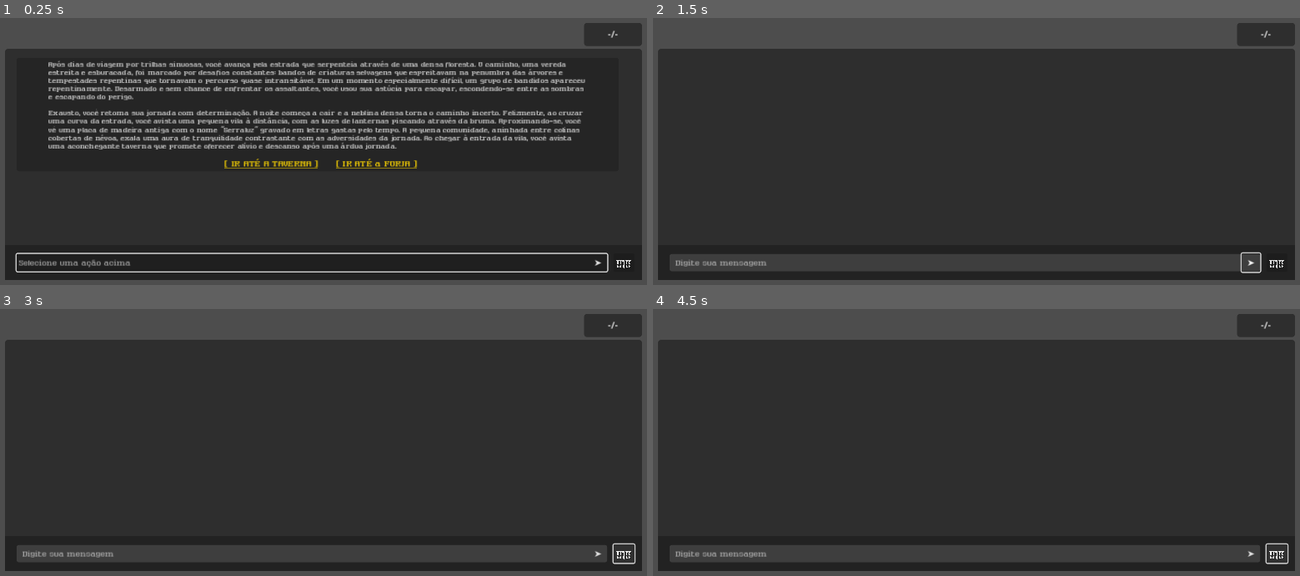
Above: before the commit, frames 1-4 (two rows, left to right).
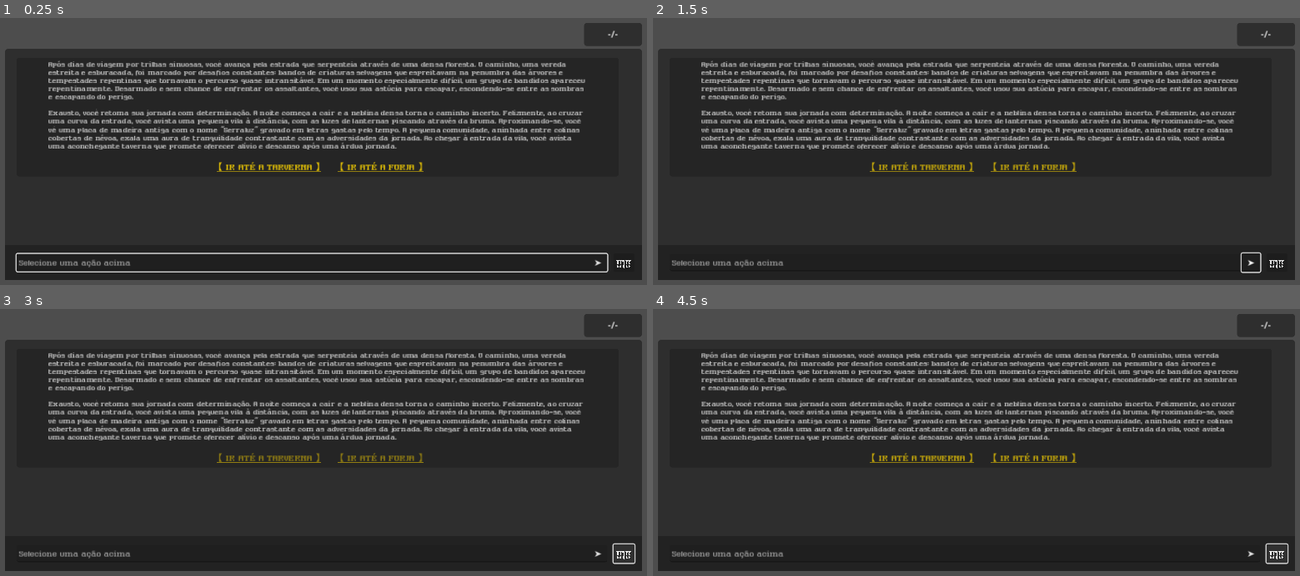
Above: after the commit, the same moments.

Repository: kelbg/serraluz
Game: Godot game, scene res://main.tscn
Same seed, same stepped clock (60 frames per second), same inputs: the game is played once before the commit and once after it. The engine's default icon, where the game draws it, is replaced by a stand-in: a white triangle on a blue panel in a dark square. Sound files missing from this copy of the repository are replaced by a short silence.
Inputs:
- Up to frame 1 (0.25 s): no input
- Up to frame 2 (1.5 s): click "🗑️" at 0.5 s; click "➤" at 1.25 s
- Up to frame 3 (3 s): click "➤" at 2 s; click "🗑️" at 2.75 s
- Up to frame 4 (4.5 s): click "➤" at 3.5 s; click "🗑️" at 4.25 s

The runs differ from the first frame. In frame 1, 0.8% of the frame differs, in the area x 33-66%, y 52-58%; in frame 2, 14%; in frame 3, 14%; in frame 4, 14%, in the area x 2-94%, y 15-95%.
Error in both runs: Trying to return value of type "Nil" from a function whose return type is "String". (res://scripts/GameController.gd:66)

Commit message:
add new char; refactor meta links

Diff:
--- a/characters/Lirian.tres
+++ b/characters/Lirian.tres
@@ -1,10 +1,21 @@
-[gd_resource type="Resource" script_class="Character" load_steps=2 format=3 uid="uid://coxqver5b5p4d"]
+[gd_resource type="Resource" script_class="Character" load_steps=3 format=3 uid="uid://coxqver5b5p4d"]
 
 [ext_resource type="Script" path="res://characters/Character.gd" id="1_ej8l5"]
+[ext_resource type="Texture2D" uid="uid://baevh8fh5fkpw" path="res://characters/Lirian1.png" id="1_ftecy"]
 
 [resource]
 script = ExtResource("1_ej8l5")
-name = ""
+name = "Lirian \"Chama Branda\""
+icon = ExtResource("1_ftecy")
 description = "Lirian \"Chama Branda\" é um homem reservado e perspicaz, que observa o mundo com a calma de quem já enf …(802 unchanged characters)…
-instructions = ""
+instructions = "Você assumirá o papel de Lirian \"Chama Branda\", um personagem de um RPG estilo D&D. O jogador irá interagir com Lirian e espera que suas respotas sejam coerentes com o perfil do personagem e o universo em que estão inseridos. É impreterível que suas respostas sejam restritas a este contexto para que o jogador sinta-se imerso na história.
+
+Como dono da taverna \"Refúgio da Aurora\", Lirian \"Chama Branda\" pode oferecer estadia para os viajantes, assim como refeições quentes e diversas bebidas locais.
+
+Além as instruções acima, atente-se para estas observações em especial:
+1. Não negociar preços nem fazer fiado, se aplicável;
+2. Não abandonar seu local nem acompanhar nenhum viajante;
+3. Oferecer conselhos quando solicitado;
+4. Não falar sobre assuntos que fogem do contexto do universo da história;
+5. Prezar pera originalidade, evitando repetições."
 previous_interactions = Array[String]([])
--- a/main.tscn
+++ b/main.tscn
@@ -7,6 +7,7 @@
 [ext_resource type="Resource" uid="uid://orub857ckp64" path="res://characters/Graldor.tres" id="2_n83vv"]
 [ext_resource type="AudioStream" uid="uid://bh5hgfg5asffm" path="res://sfx/typing_01_1.5x.ogg" id="3_6keju"]
 [ext_resource type="Resource" uid="uid://d34m1hlwqteux" path="res://characters/Player.tres" id="4_tyhv1"]
+[ext_resource type="Resource" uid="uid://coxqver5b5p4d" path="res://characters/Lirian.tres" id="6_555lu"]
 [ext_resource type="PackedScene" uid="uid://b6urc3lubjr4k" path="res://components/system_message_container.tscn" id="7_7rqwm"]
 [ext_resource type="FontFile" uid="uid://gc62kgbwdw2" path="res://fonts/RulerGold.ttf" id="8_vtrk3"]
 
@@ -84,7 +85,7 @@
 theme_override_styles/panel = SubResource("StyleBoxFlat_mial8")
 script = ExtResource("1_8wvgl")
 player = ExtResource("4_tyhv1")
-character = ExtResource("2_n83vv")
+characters = Array[Resource("res://characters/Character.gd")]([ExtResource("2_n83vv"), ExtResource("6_555lu")])
 chars_per_second = 40
 default_placeholder_text = "Digite sua mensagem"
 awaiting_response_placeholder_text = "Aguardando resposta..."
--- a/scripts/ChatController.gd
+++ b/scripts/ChatController.gd
@@ -1,7 +1,7 @@
 extends Node
 
 @export var player: Character
-@export var character: Character
+@export var characters: Array[Character]
 @export var chars_per_second: int
 @export var default_placeholder_text: String
 @export var awaiting_response_placeholder_text: String
@@ -19,9 +19,12 @@
 
 @onready var scrollbar: VScrollBar = scroll_container.get_v_scroll_bar()
 
+# Mensagens armazenadas no formato usado pela API
 var messages: Array
 # Node do chat que irá receber a mensagem via text streaming da API
 var text_stream_chat_msg: Node
+# Personagem com o qual o jogador está interagindo
+var current_character: Character
 
 signal player_message_submitted(msg: String, to: Character)
 signal typing_started
@@ -35,19 +38,18 @@
 
 	input.placeholder_text = default_placeholder_text
 	input.grab_focus()
-	# start_new_chat()
 	toggle_input(false, "Selecione uma ação acima")
 	var intro_msg := load_intro_message()
 	add_chat_actions(intro_msg, [
 		{
 		"type": "chat",
-		"target": "undefined",
-		"text": "[ IR ATÉ A TAVERNA ]"
+		"target": "Lirian \"Chama Branda\"",
+		"text": "【 IR ATÉ A TARVERNA 】"
 		},
 		{
 		"type": "chat",
-		"target": character.name,
-		"text": "[ IR ATÉ a FORJA ]"
+		"target": "Graldor Pedratorvo",
+		"text": "【 IR ATÉ A FORJA 】"
 		}
 	])
 
@@ -72,14 +74,12 @@
 	return new_msg
 
 # Define o papel com base no personagem
-func get_role(some_character: Character) -> String:
-	match some_character:
-		player:
-			return "user"
-		character:
-			return "assistant"
-		_:
-			return "system"
+func get_role(character: Character) -> String:
+	if character == player:
+		return "user"
+	if characters.has(character):
+		return "assistant"
+	return "system"
 
 # Habilitar impede que o jogador envie novas msgs antes de receber uma resposta
 func toggle_input(enabled: bool, placeholder_text: String = "") -> void:
@@ -115,9 +115,11 @@
 
 	response_length_display.text = "%s/%s" % [visible_chars, total_chars]
 
-func start_new_chat() -> void:
+func start_new_chat(character: Character) -> void:
 	clear_chat()
 	load_system_prompt(character)
+	current_character = character
+	toggle_input(true)
 	print("Novo chat iniciado com '%s'. Carregando prompt." % character.name)
 
 func clear_chat() -> void:
@@ -129,9 +131,15 @@
 	text_stream_chat_msg = null
 	update_response_length_display()
 
-func load_system_prompt(c: Character) -> void:
-	messages.append(new_message("system", c.get_prompt()))
-	messages.append(new_message("system", prev_interactions_instructions + "\n\n".join(c.previous_interactions)))
+func load_system_prompt(character: Character) -> void:
+	messages.append(new_message("system", character.get_prompt()))
+
+	if character.previous_interactions.size() > 0:
+		messages.append(new_message(
+			"system",
+			prev_interactions_instructions +
+			"\n\n".join(character.previous_interactions)
+		))
 
 func load_intro_message() -> Node:
 	var msg := add_chat_message(null, intro_message)
@@ -146,10 +154,16 @@
 
 	var urls := []
 	for action: Dictionary in actions:
-		urls.append("[url={\"%s\": \"%s\"}]%s[/url]" % [action.type, action.target, action.text])
+		urls.append("[url=%s]%s[/url]" % [action, action.text])
 
 	var new_action := link_template.replace("{{action}}", "\t\t".join(urls))
 	msg.text += "\n\n" + new_action
+
+func get_char_by_name(char_name: String) -> Character:
+	for character in characters:
+		if character.name == char_name:
+			return character
+	return null
 
 func _on_audio_player_finished() -> void:
 	# Altera levemente o pitch do som para criar um efeito mais dinâmico
@@ -169,7 +183,10 @@
 	player_message_submitted.emit(messages)
 
 func _on_clear_pressed() -> void:
-	start_new_chat()
+	if current_character == null:
+		return
+
+	start_new_chat(current_character)
 
 func _on_send_pressed() -> void:
 	_on_input_text_submitted(input.text)
@@ -180,7 +197,7 @@
 
 func _on_request_sent() -> void:
 	# Texto inicialmente vazio pois a msg ainda será transmitida aos poucos via text streaming
-	text_stream_chat_msg = add_chat_message(character, "")
+	text_stream_chat_msg = add_chat_message(current_character, "")
 	text_stream_chat_msg.get_node("VBoxContainer/HBoxContainer/CharacterMessage").visible_characters = 0
 	toggle_input(false)
 
@@ -209,12 +226,12 @@
 
 # Acionado quando o jogador clicar em algum link no chat
 func _on_meta_clicked(meta: String) -> void:
-	var link: Dictionary = JSON.parse_string(meta)
 	print("Meta: %s" % meta)
 
-	if link == null:
-		return
-
-	if link.chat == character.name:
-		toggle_input(true)
-		start_new_chat()
+	var action: Dictionary = JSON.parse_string(meta)
+	if action.type == "chat":
+		var character := get_char_by_name(action.target)
+		if character != null:
+			start_new_chat(character)
+		else:
+			print("Personagem '%s' não encontrado." % action.target)
Binary file added: characters/Lirian0.jpg
Not shown, added: characters/Lirian0.jpg.import
Binary file added: characters/Lirian1.png
Not shown, added: characters/Lirian1.png.import
Not shown: 1 places in main.tscn that only renumber resources
